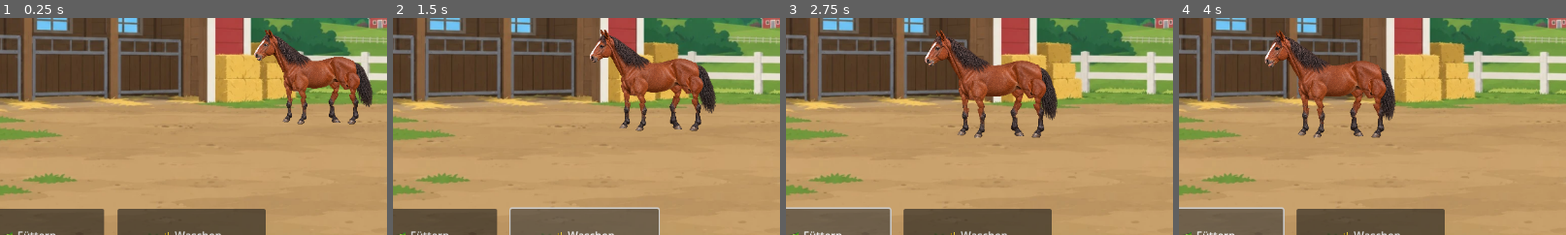
Above: before the commit, frames 1-4 (left to right).
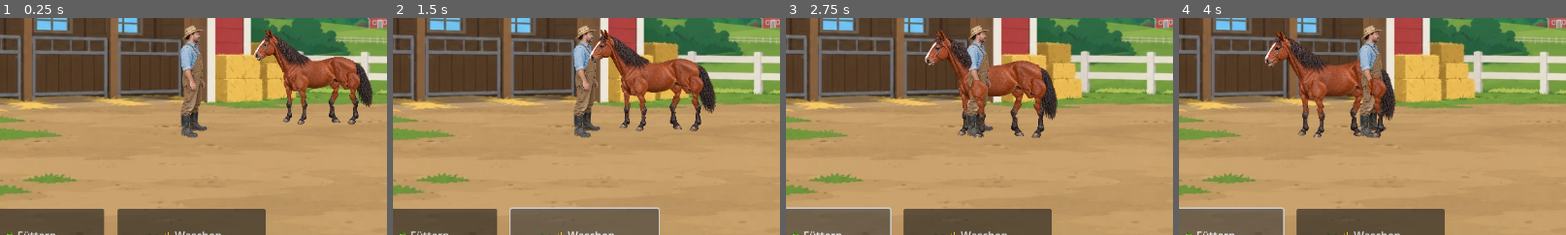
Above: after the commit, the same moments.

Repository: marceldubrig-hash/Pferd-und-Steve
Game: Godot game, scene res://scenes/main.tscn
Two runs of this game, one before a commit and one after it. Both use one fixed random seed, a clock stepped at 60 frames per second and the inputs below.
Inputs:
- Up to frame 1 (0.25 s): no input
- Up to frame 2 (1.5 s): click "🍏 Füttern" at 0.5 s; click "✨ Waschen" at 1.25 s
- Up to frame 3 (2.75 s): click "🍏 Füttern" at 2 s
- Up to frame 4 (4 s): click "✨ Waschen" at 2.75 s; click "🍏 Füttern" at 3.5 s
The pictures show only the part of the screen within x 8-58%, y 38-88%; the shares and areas given below are measured in that part.

The runs differ from the first frame. In frame 1, 2.0% of the frame differs, in the area x 46-54%, y 3-56%; in frame 2, 2.0%; in frame 3, 1.6%; in frame 4, 1.8%.

Commit message:
Place Farmer Steve as a standing sprite in the farm
Steve stands at a fixed yard spot (x 0.33, depth 0.40) and uses the
same 1/Z ground projection as the horse, scaled from his real 1.80 m
height against the calibrated cutout bbox. No movement, no collision,
no rig or frozen-code changes. Closes #3.

Diff:
--- a/scripts/main.gd
+++ b/scripts/main.gd
@@ -2,6 +2,17 @@
 
 const FARM_DAY := "res://assets/backgrounds/farm_day_v01.png"
 const FARM_NIGHT := "res://assets/backgrounds/farm_night_v01.png"
+const STEVE_STANDING := "res://assets/steve/steve_standing_v01.png"
+
+# Farmer Steve stands at a fixed yard spot for now (no movement, no collision).
+# Calibration from the confirmed cutout steve_standing_v01.png (1024x1536):
+# visible alpha bbox 988x1521, boots-bottom-center anchor at (494, 1521).
+const STEVE_WORLD_HEIGHT_M := 1.80
+const STEVE_VISIBLE_SOURCE_HEIGHT_PX := 1521.0
+const STEVE_ANCHOR_X_PX := 494.0
+const STEVE_ANCHOR_BOTTOM_PX := 1521.0
+const STEVE_X_RATIO := 0.33
+const STEVE_DEPTH_T := 0.40
 
 # Perspective model:
 # A pinhole camera projects apparent size proportional to 1 / distance.
@@ -110,6 +121,8 @@
 
 @onready var background: Sprite2D = $Background
 @onready var horse_root: Node2D = $HorseRoot
+
+var steve_root: Node2D = null
 @onready var horse_visual: Node2D = $HorseRoot/HorseVisual
 @onready var walk_animation_player: AnimationPlayer = (
 	$HorseRoot/HorseVisual/RigSpace/HorseCutoutRig/WalkAnimationPlayer
@@ -133,6 +146,7 @@
 func _ready() -> void:
 	get_viewport().size_changed.connect(_layout_scene)
 	_load_texture_if_available(background, FARM_DAY)
+	_spawn_steve()
 	_layout_scene()
 	_apply_perspective()
 
@@ -659,3 +673,45 @@
 	)
 	horse_root.scale = Vector2.ONE * visual_scale
 	horse_root.z_index = int(round(horse_depth_t * 100.0))
+	_place_steve(size)
+
+
+func _spawn_steve() -> void:
+	steve_root = Node2D.new()
+	steve_root.name = "SteveRoot"
+	add_child(steve_root)
+
+	var steve_sprite := Sprite2D.new()
+	steve_sprite.name = "SteveVisual"
+	steve_sprite.texture = load(STEVE_STANDING)
+	steve_sprite.centered = false
+	# Boots-bottom-center of the cutout sits exactly on the root anchor.
+	steve_sprite.position = Vector2(-STEVE_ANCHOR_X_PX, -STEVE_ANCHOR_BOTTOM_PX)
+	steve_root.add_child(steve_sprite)
+
+
+func _place_steve(size: Vector2) -> void:
+	if steve_root == null:
+		return
+
+	# Same 1/Z ground projection as the horse, with Steve's own real height.
+	var distance_m := lerpf(FAR_DISTANCE_M, NEAR_DISTANCE_M, STEVE_DEPTH_T)
+	var inverse_depth_gain := FAR_DISTANCE_M / maxf(distance_m, 0.01)
+	var foot_delta_from_horizon := (
+		FAR_PROJECTED_FOOT_Y_RATIO - PERSPECTIVE_HORIZON_Y_RATIO
+	) * inverse_depth_gain
+	var projected_foot_y_ratio := (
+		PERSPECTIVE_HORIZON_Y_RATIO + foot_delta_from_horizon
+	)
+	var projected_steve_height_ratio := (
+		STEVE_WORLD_HEIGHT_M / CAMERA_HEIGHT_M
+	) * maxf(foot_delta_from_horizon, 0.001)
+	var target_steve_height_px := size.y * projected_steve_height_ratio
+	var visual_scale := target_steve_height_px / STEVE_VISIBLE_SOURCE_HEIGHT_PX
+
+	steve_root.position = Vector2(
+		size.x * STEVE_X_RATIO,
+		size.y * projected_foot_y_ratio
+	)
+	steve_root.scale = Vector2.ONE * visual_scale
+	steve_root.z_index = int(round(STEVE_DEPTH_T * 100.0))
